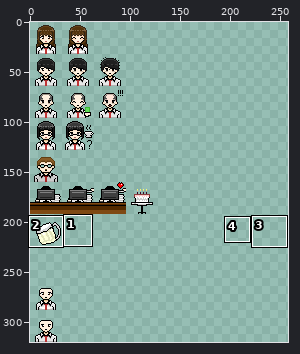
File history of a sprite sheet, Assets/ArtRelated/Export/OfficeTime.png. The picture above shows the old version from afar; the outline marks the close-up.
Close-up. Before the edit:
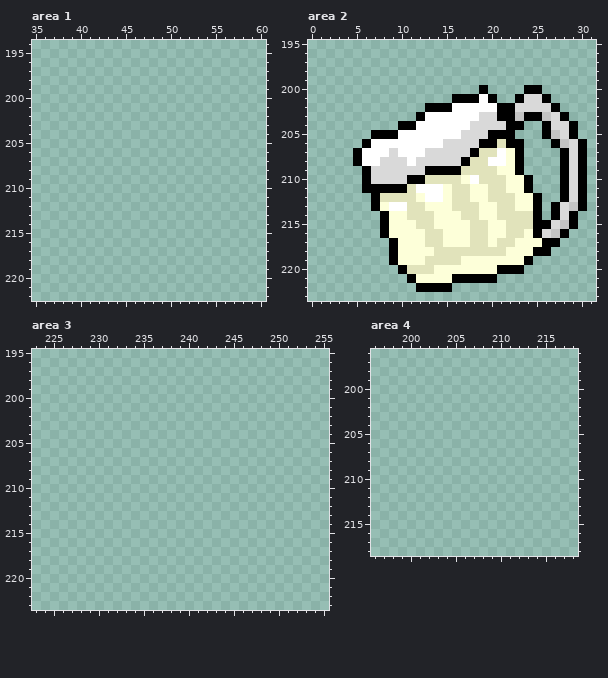
The file is 320x320 pixels. Colours within 5 levels of each other are drawn and written as one. Shown: area 1: x 35..60, y 194..222; area 2: x 0..31, y 195..223; area 3: x 223..255, y 195..223; area 4: x 196..218, y 196..218. The wide view leaves out empty margins. The commit also changed other parts of the picture, which this record leaves out.
Once edited:
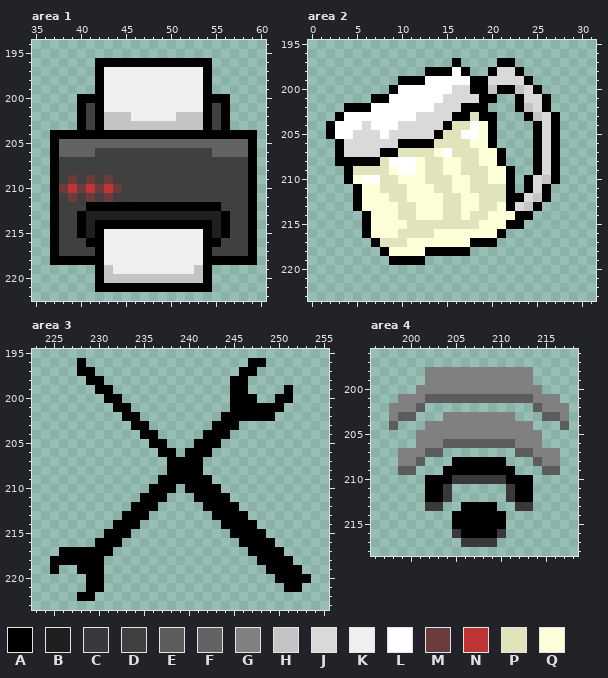
Palette (. is transparent): A #000000  B #1f1f1f  C #393939  D #404040  E #5c5c5c  F #636363  G #808080  H #c4c4c4  J #d9d9d9  K #efefef  L #ffffff  M #6c3b3b  N #bf3535  P #e1e3bb  Q #fdffd9
From old to new:
Changed rows in their new state; - is an unchanged pixel.
Area 1:
first column x 37:
196 -----AAAAAAAAAAAAA-----
197 -----AKKKKKKKKKKKA-----
198 -----AKKKKKKKKKKKA-----
199 -----AKKKKKKKKKKKA-----
200 ---AAAKKKKKKKKKKKAAA---
201 ---ADAKKKKKKKKKKKADA---
202 ---ADAHHHKKKKKHHHADA---
203 ---ADAHHHHHHHHHHHADA---
204 AAAAAAAAAAAAAAAAAAAAAAA
205 AFFFFFFFFFFFFFFFFFFFFFA
206 AFFFFDDDDDDDDDDDDDFFFFA
207 ADDDDDDDDDDDDDDDDDDDDDA
208 ADDDDDDDDDDDDDDDDDDDDDA
209 ADMDMDMDDDDDDDDDDDDDDDA
210 AMNMNMNMDDDDDDDDDDDDDDA
211 ADMDMDMDDDDDDDDDDDDDDDA
212 ADDDAAAAAAAAAAAAAAADDDA
213 ADDABBBBBBBBBBBBBBBADDA
214 ADDABAAAAAAAAAAAAABADDA
215 ADDABAKKKKKKKKKKKABADDA
216 ADDDAAKKKKKKKKKKKAADDDA
217 ADDDDAKKKKKKKKKKKADDDDA
218 AAAAAAKKKKKKKKKKKAAAAAA
219 -----AHKKKKKKKKKHA-----
220 -----AHHHHHHHHHHHA-----
221 -----AAAAAAAAAAAAA-----
Area 2:
first column x 2:
197 --------------A----AA--------
198 -----------AAALA--AJJA-------
199 --------AAALLLLLAAJJJJA------
200 -------ALLLLLLJJA-HAAHJ------
201 -----AALLLLLLJJJJA-----------
202 --AAALLLLLLLJJJAAA...AH-A.---
203 -ALLLLLLLLJJJJAAPAA...-HJA.--
204 ALLLJLLLJJJJJAPPLQA...-AJA..-
205 ALLJJJLJJJJJAPPLLQ-..--AJA..-
206 -AJJJJJJAAAAPPPPQQ-...-AJ-...
207 -AJJJJAAPPPPQLPPPQQA..-AJA...
208 -AA-AAPLL-QPPQQP-QQA..-AJA...
209 --APPPPQLLQPPQQ---Q-A.-AJA...
210 --AQLLPPQQQ---Q-P-QQA.-JHA...
211 ---AQQPPPQQQPPQQPP--A.-JA-...
212 ---AQQQ--Q-QQP-Q-P--AAJHA-...
213 ---AQQ-QP-Q--P-QQPPQAJH--....
214 ----AQQ-P-QQ-PPQ-P-QQAA.-...-
215 ----AQQ--P--PPPP-Q--AA......-
216 ----AQQ-PPP-Q---QQ-A.......--
217 -----APPP--QQ---AAA.......---
218 ------AQ---AAAAA.........----
219 --------AAA............------
220 --------..............-------
221 ---------..........----------
222 ----------....---------------
Area 3:
first column x 225:
196 ---A------------------AA-----
197 ---AA----------------AA------
198 ----AA--------------AA-------
199 -----AA-------------AA----A--
200 ------AA------------AAA--AA--
201 -------AA-----------AAAAAA---
202 --------AA---------AAAAAA----
203 ---------AA-------AAA--------
204 ----------AA-----AAA---------
205 -----------AA---AAA----------
206 ------------AA-AAA-----------
207 -------------AAAA------------
208 -------------AAAA------------
209 ------------AAAAAA-----------
210 -----------AAA-AAAA----------
211 ----------AAA---AAAA---------
212 ---------AAA-----AAAA--------
213 --------AAA-------AAAA-------
214 -------AAA---------AAAA------
215 ------AAA-----------AAAA-----
216 -----AAA-------------AAAA----
217 -AAAAAA---------------AAAA---
218 AAAAAA-----------------AAAA--
219 A--AAA------------------AAAA-
220 ----AA-------------------AAAA
221 ----AA--------------------AA-
222 ---AA------------------------
Area 4:
first column x 198:
198 ----GGGGGGGGGGGG----
199 ----GGGGGGGGGGGG----
200 ---GGGGGGGGGGGGGG---
201 -GGGEEEEEEEEEEEEGGG-
202 GGGE------------EGGG
203 GEE---GGGGGGGG---EEG
204 E---GGGGGGGGGGGG---E
205 ---GGGGGGGGGGGGGG---
206 ---GGGEEEEEEEEGGG---
207 -GGGEE--------EEGGG-
208 -GGE---AAAAAA---EGG-
209 -EE---AAAAAAAA---EE-
210 ----AAACCCCCCAAA----
211 ----AAC------CAA----
212 ----AAC------CAA----
213 ----CC--AAAA--CC----
214 -------AAAAAA-------
215 -------AAAAAA-------
216 -------CAAAAC-------
217 --------CCCC--------
Changed places in both close-ups, as pixel boxes (x1, y1, x2, y2):
added: (50, 58, 257, 292)
changed: (326, 58, 587, 292)
added: (50, 358, 311, 601)
added: (389, 367, 569, 547)
